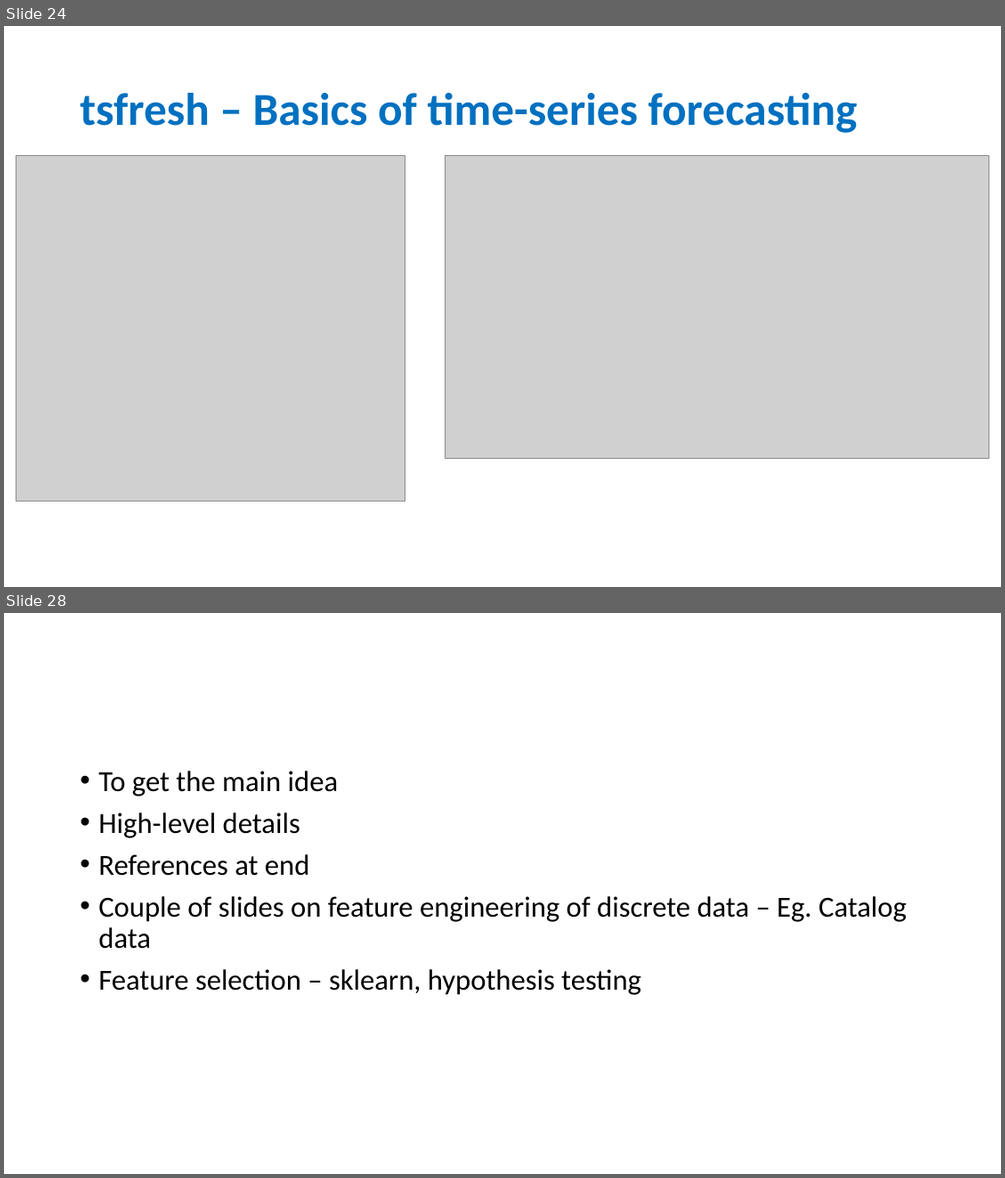
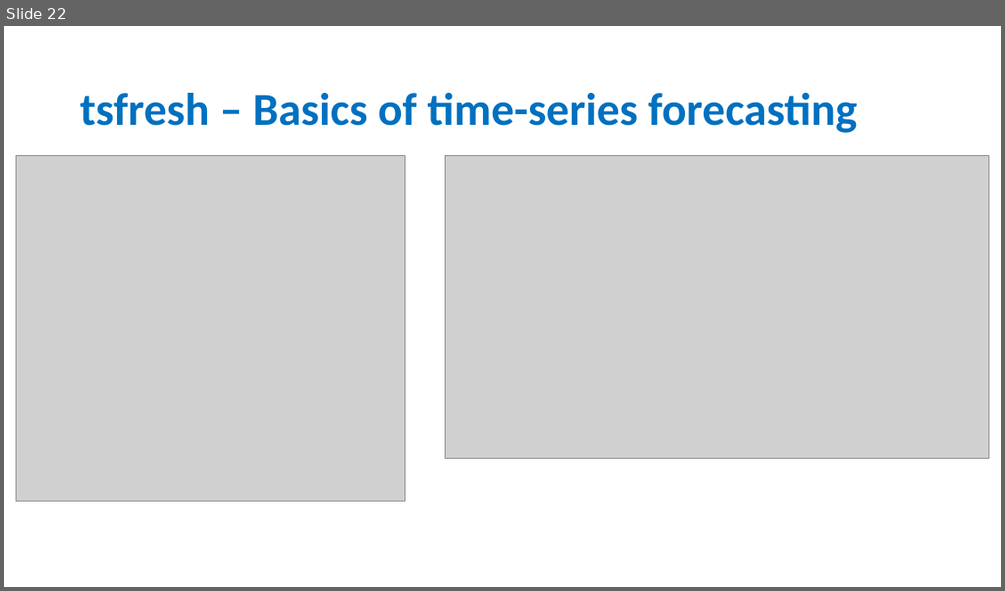
Before and after one commit to qingkaikong/SSA_Machine_Learning_2019, a slide deck: presentations/Feature_Engineering_ML_SSA19.pptx. Shown one above the other, each under a label of ours: slides 24 and 28 before the commit, slide 22 after it; the slides between them are not shown. The pictures are 1005x1178 and 1005x591 pixels, drawn with LibreOffice and Linux fonts; fonts in the diff are those of the drawing; grey boxes stand for pictures. Boxes give left, top, right and bottom in pixels: in the first picture for what was removed or moved away, otherwise in the second. Text is boxed around its words. In the diff, an @@ line names an element or a change of style, - is before the commit and + after.

Commit message:
Feature engineering presentation update

```diff
--- a/presentations/Feature_Engineering_ML_SSA19.pptx
+++ b/presentations/Feature_Engineering_ML_SSA19.pptx
@@ slide 28 removed at [4,613,1001,1174], background #FFFFFF @@
@@ text removed at [98,771,906,995] @@
-• To get the main idea
-• High-level details
-• References at end
-• Couple of slides on feature engineering of discrete data – Eg. Catalog data
-• Feature selection – sklearn, hypothesis testing
@@ what was slide 24 is now slide 22 @@
```
Also in this commit, not shown: 6 slides changed, 1 other slide removed.
